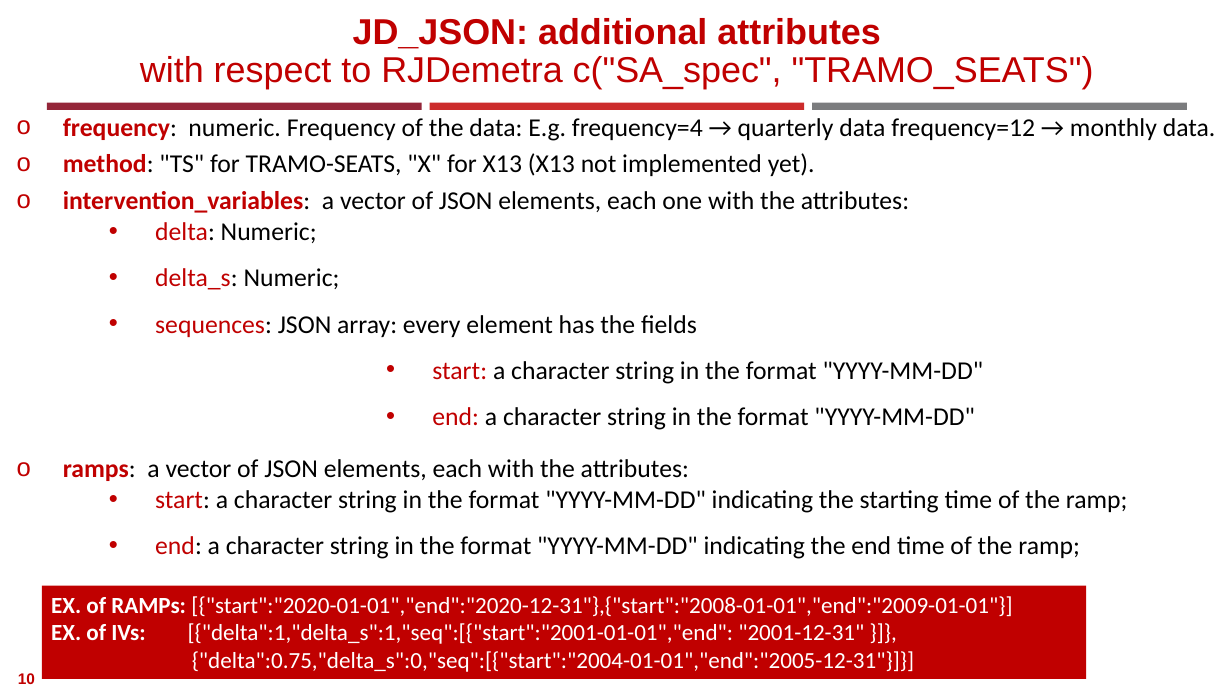
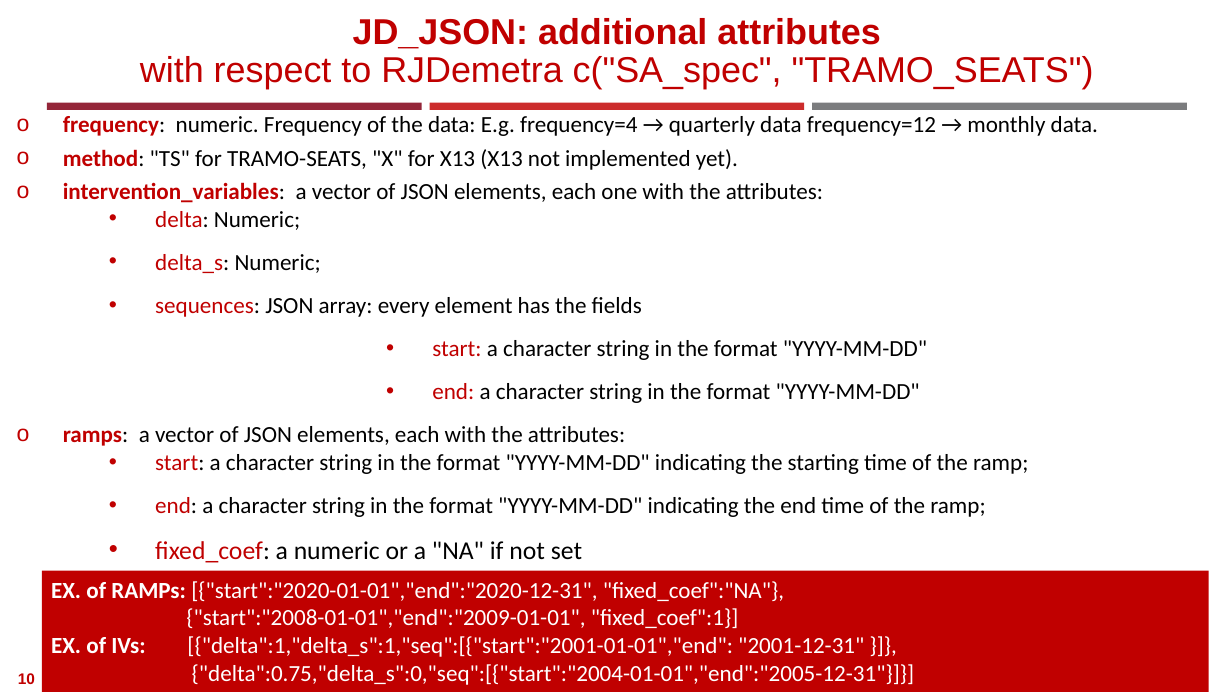
Before and after one commit to AlessandroPiovani/RJDProcessor, a slide deck: slide 10 of RJDProcessor/doc/package_description/RJDemetra tools for statistical production.pptx. Drawn at 1232x693 pixels with LibreOffice and Linux fonts; fonts in the diff are those of the drawing; background and template pictures are left out. Boxes give left, top, right and bottom in pixels: in the first picture for what was removed or moved away, otherwise in the second. Text is boxed around its words. In the diff, an @@ line names an element or a change of style, - is before the commit and + after.

Commit message:
Fixed coefficients support fixed/added
Ramps and Userdefined variables are ok. Intervention variables fixed coefficients are not supported yet. Need to test for JD+ predefined TD

```diff
--- a/RJDProcessor/doc/package_description/RJDemetra tools for statistical production.pptx
+++ b/RJDProcessor/doc/package_description/RJDemetra tools for statistical production.pptx
@@ text at box(63, 116, 1098, 517): size 20 to 18 pt; line spacing 1.2 to 1 @@
@@ text at box(155, 541, 582, 563): paragraph added @@
+    • fixed_coef: a numeric or a "NA" if not set
@@ rectangle "EX. of RAMPs: [{"start":"2020-01-01","end":"2020-12-31", "fi ...": place and size @@
-rectangle "EX. of RAMPs: [{"start":"2020-01-01","end":"2020-12-31", "fi ..." at box(42, 586, 1086, 679)
+rectangle "EX. of RAMPs: [{"start":"2020-01-01","end":"2020-12-31", "fi ..." at box(42, 570, 1209, 691)
@@ text in rectangle at box(51, 581, 784, 628): text changed @@
-EX. of RAMPs: [{"start":"2020-01-01","end":"2020-12-31"},{"start":"2008-01-01","end":"2009-01-01"}]
+EX. of RAMPs: [{"start":"2020-01-01","end":"2020-12-31", "fixed_coef":"NA"},
+{"start":"2008-01-01","end":"2009-01-01", "fixed_coef":1}]
```
Also in this commit, not shown: 27 other files.
